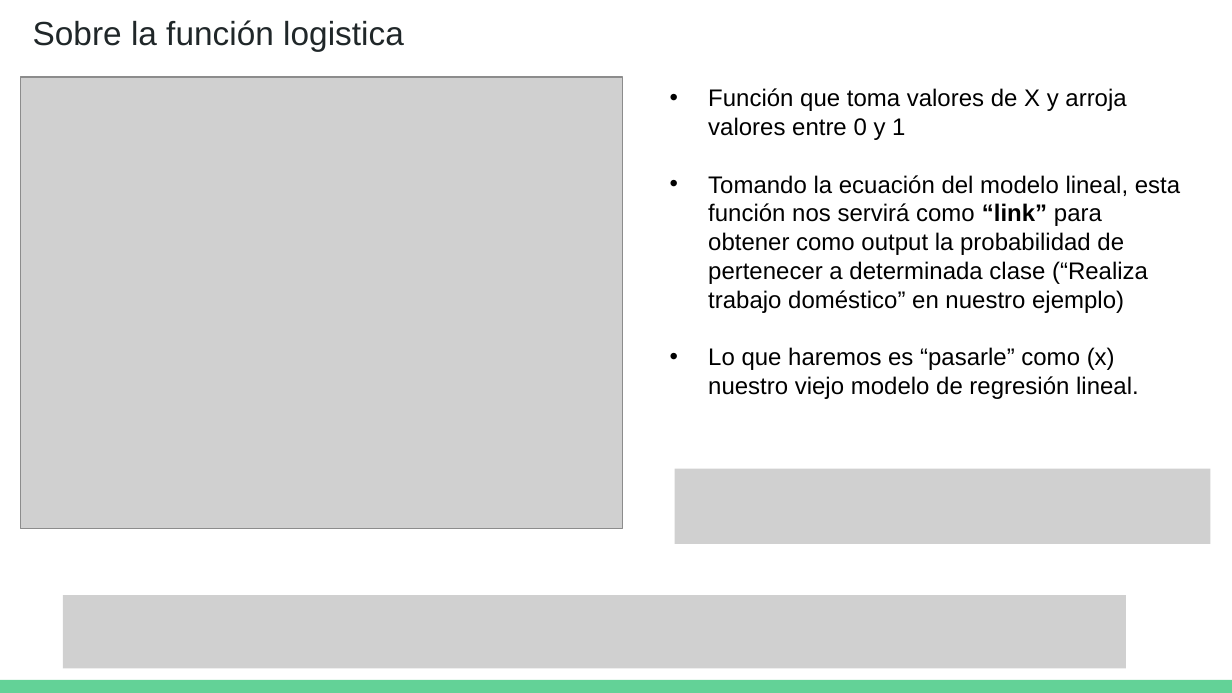
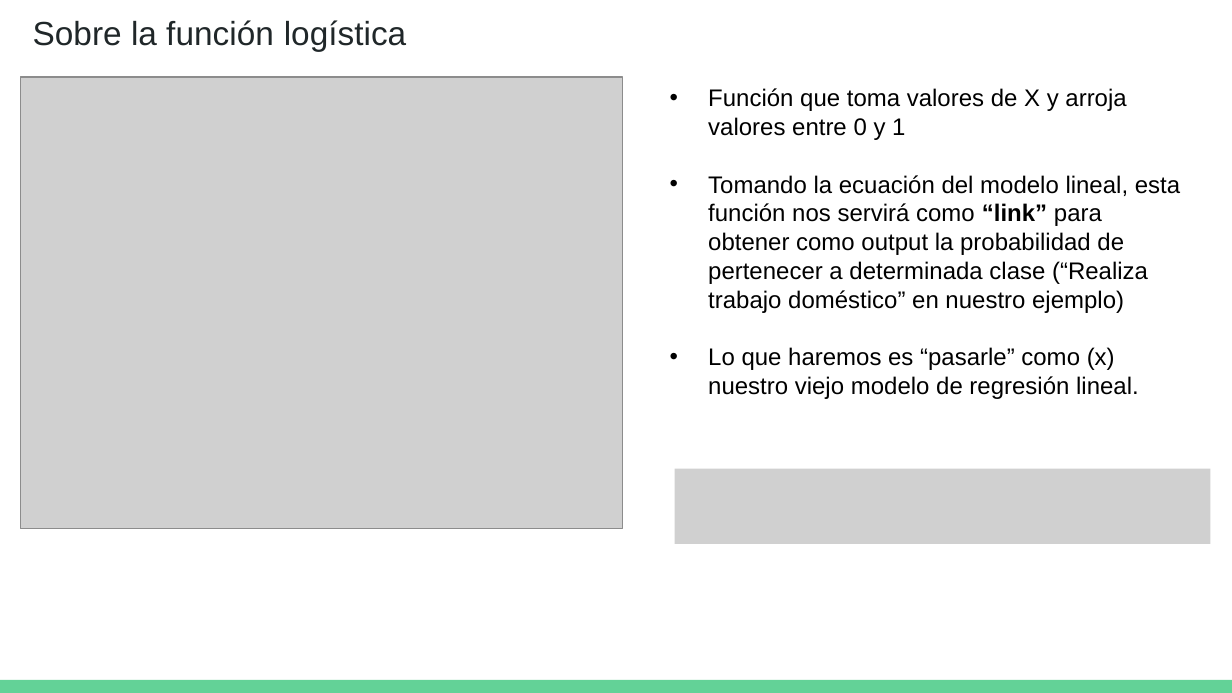
Before and after one commit to DCSCyHD/2023_modulo_3, a slide deck: slide 8 of clase4/teoricas_4a6.pptx. Drawn at 1232x693 pixels with LibreOffice and Linux fonts; fonts in the diff are those of the drawing; grey boxes stand for pictures. Boxes give left, top, right and bottom in pixels: in the first picture for what was removed or moved away, otherwise in the second. Text is boxed around its words. In the diff, an @@ line names an element or a change of style, - is before the commit and + after.

```diff
--- a/clase4/teoricas_4a6.pptx
+++ b/clase4/teoricas_4a6.pptx
@@ text at box(33, 20, 407, 51): text changed @@
-Sobre la función logistica
+Sobre la función logística
@@ picture removed at box(63, 595, 1126, 668) @@
```
Also in this commit, not shown: 8 other slides changed, 5 other files.
